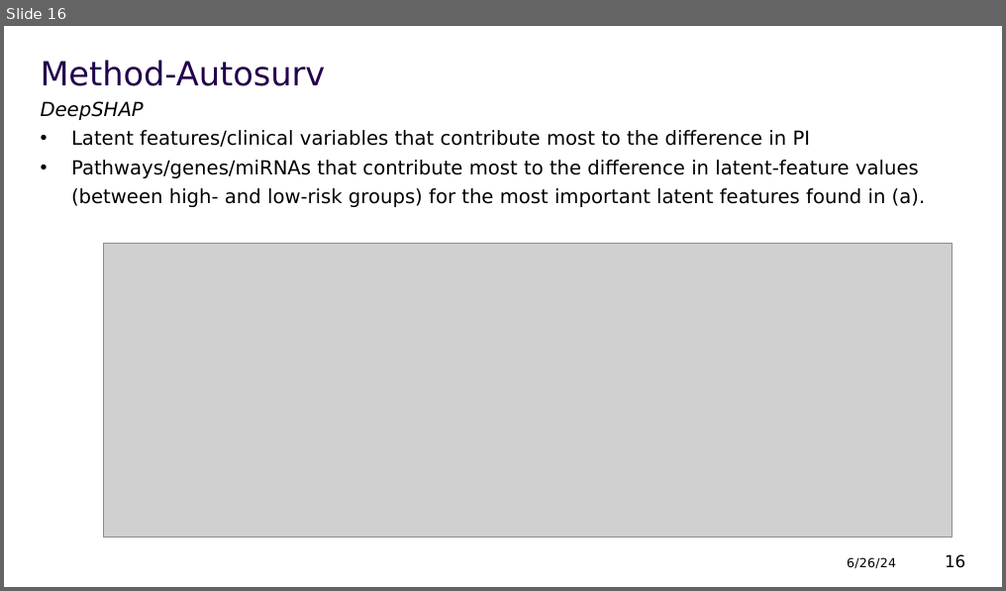
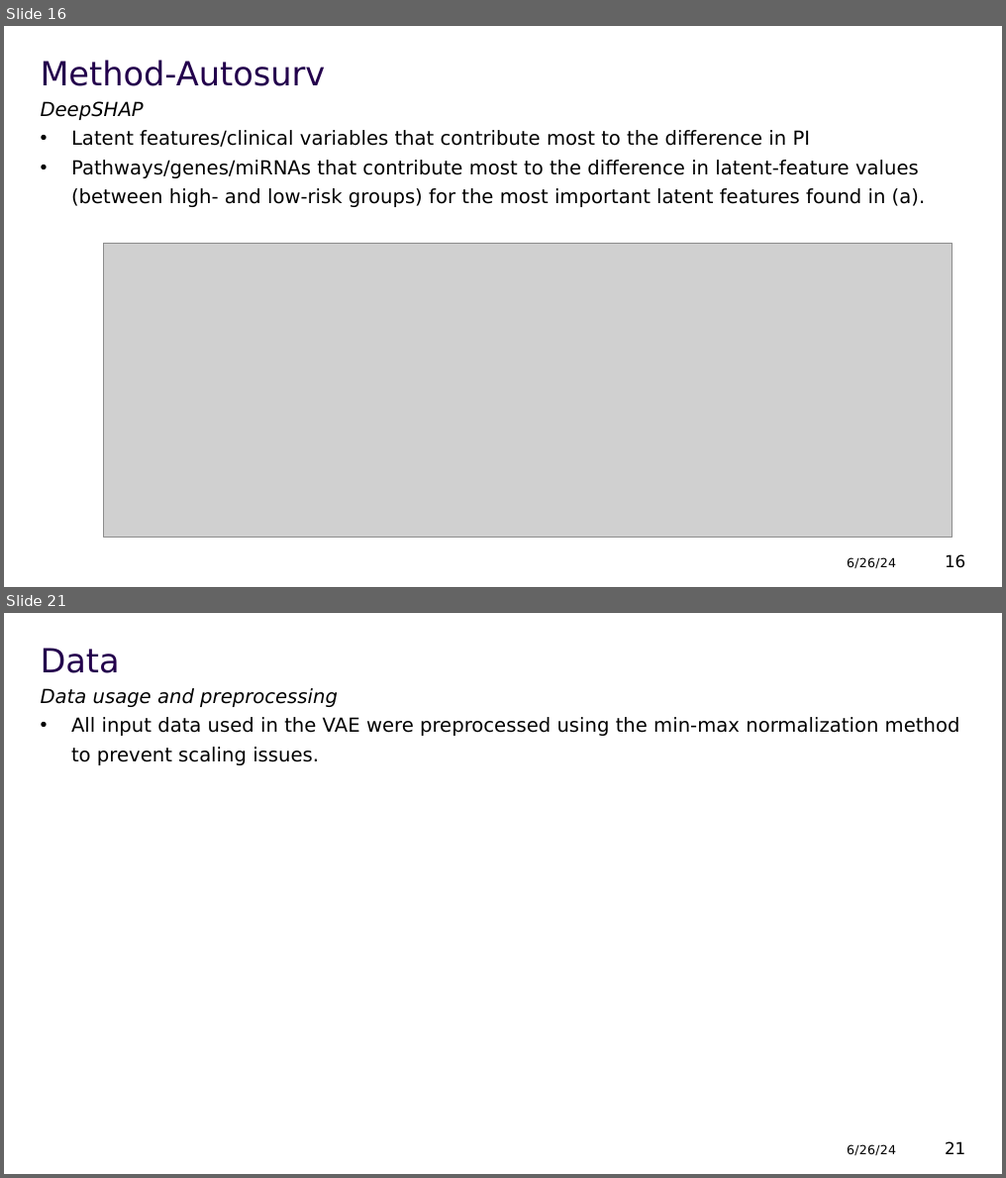
Before and after one commit to ywu39393/Autosurv, a slide deck: Summary/Summary.pptx. Shown one above the other, each under a label of ours: slide 16 before the commit, slides 16 and 21 after it; the slides between them are not shown. The pictures are 1006x591 and 1006x1178 pixels, drawn with LibreOffice and Linux fonts; fonts in the diff are those of the drawing; grey boxes stand for pictures; background and template pictures are left out. Boxes give left, top, right and bottom in pixels: in the first picture for what was removed or moved away, otherwise in the second. Text is boxed around its words. In the diff, an @@ line names an element or a change of style, - is before the commit and + after.

```diff
--- a/Summary/Summary.pptx
+++ b/Summary/Summary.pptx
@@ slide 21 added at [4,613,1002,1174], background #FFFFFF @@
@@ title added at [41,648,120,673], 24 pt, text #23004C @@
+Data
@@ text added at [41,688,338,707], 14 pt, text #000000, italic @@
+Data usage and preprocessing
@@ text added at [71,717,960,765], 14 pt, text #000000 @@
+• All input data used in the VAE were preprocessed using the min-max normalization method to prevent scaling issues.
@@ text added at [846,1145,896,1156], 9 pt, text #000000 @@
+6/26/24
@@ page number added at [944,1142,965,1155], 12 pt, text #000000 @@
+21
```
Also in this commit, not shown: 1 slide changed, 4 other slides added, 2 other files.
